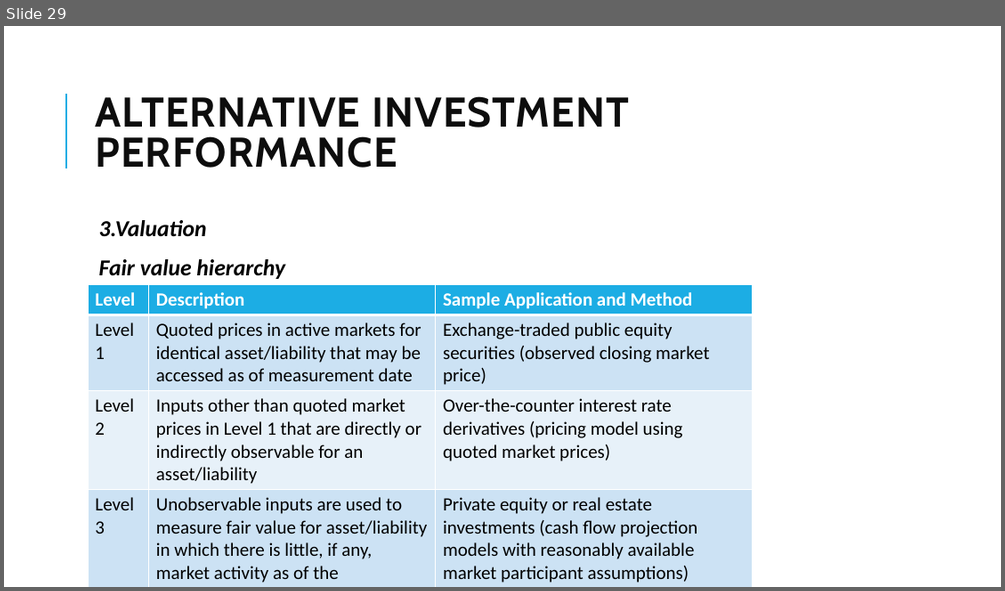
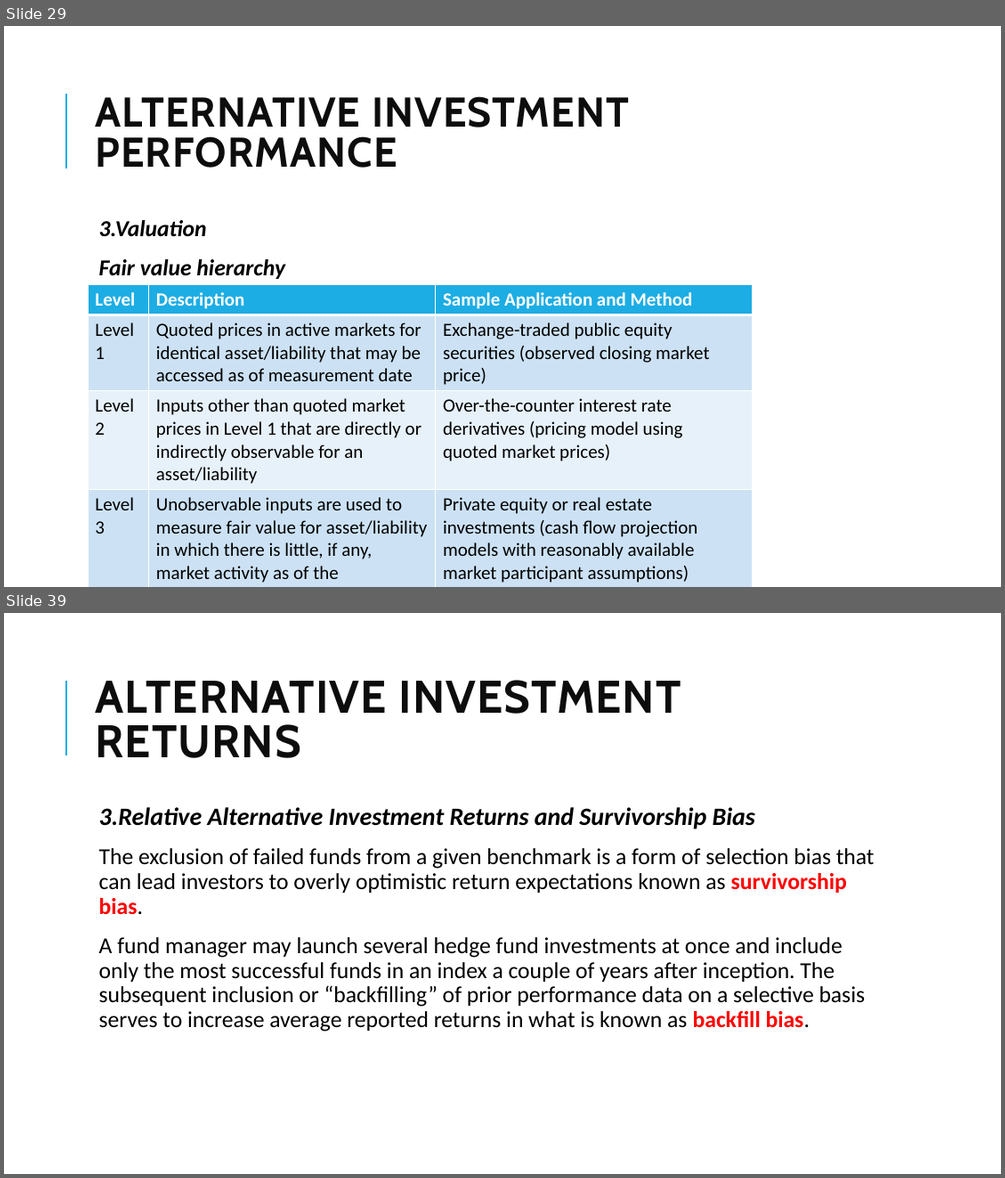
Before and after one commit to Isco0530/data, a slide deck: 2024Alternative.pptx. Shown one above the other, each under a label of ours: slide 29 before the commit, slides 29 and 39 after it; the slides between them are not shown. The pictures are 1005x591 and 1005x1178 pixels, drawn with LibreOffice and Linux fonts; fonts in the diff are those of the drawing. Boxes give left, top, right and bottom in pixels: in the first picture for what was removed or moved away, otherwise in the second. Text is boxed around its words. In the diff, an @@ line names an element or a change of style, - is before the commit and + after.

```diff
--- a/2024Alternative.pptx
+++ b/2024Alternative.pptx
@@ slide 39 added at (4, 613, 1001, 1174), background #FFFFFF; not listed: 1 template element that a slide beside it also shows @@
@@ title added at (95, 680, 680, 758), 44 pt, text #0D0D0D, bold @@
+ALTERNATIVE INVESTMENT RETURNS
@@ text added at (99, 807, 874, 1031), 22 pt, text #000000 @@
+  3.Relative Alternative Investment Returns and Survivorship Bias
+  The exclusion of failed funds from a given benchmark is a form of selection bias that can lead investors to overly optimistic return expectations known as survivorship bias.
+  A fund manager may launch several hedge fund investments at once and include only the most successful funds in an index a couple of years after inception. The subsequent inclusion or “backfilling” of prior performance data on a selective basis serves to increase average reported returns in what is known as backfill bias.
```
Also in this commit, not shown: 1 slide changed, 10 other slides added.
